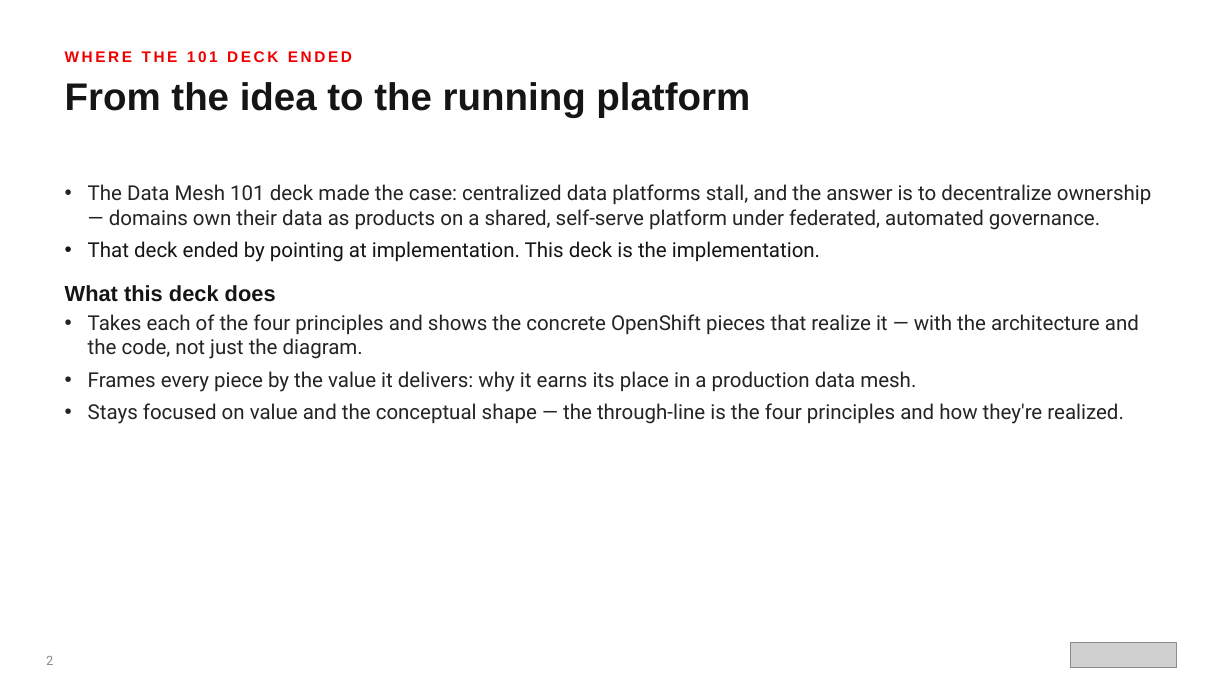
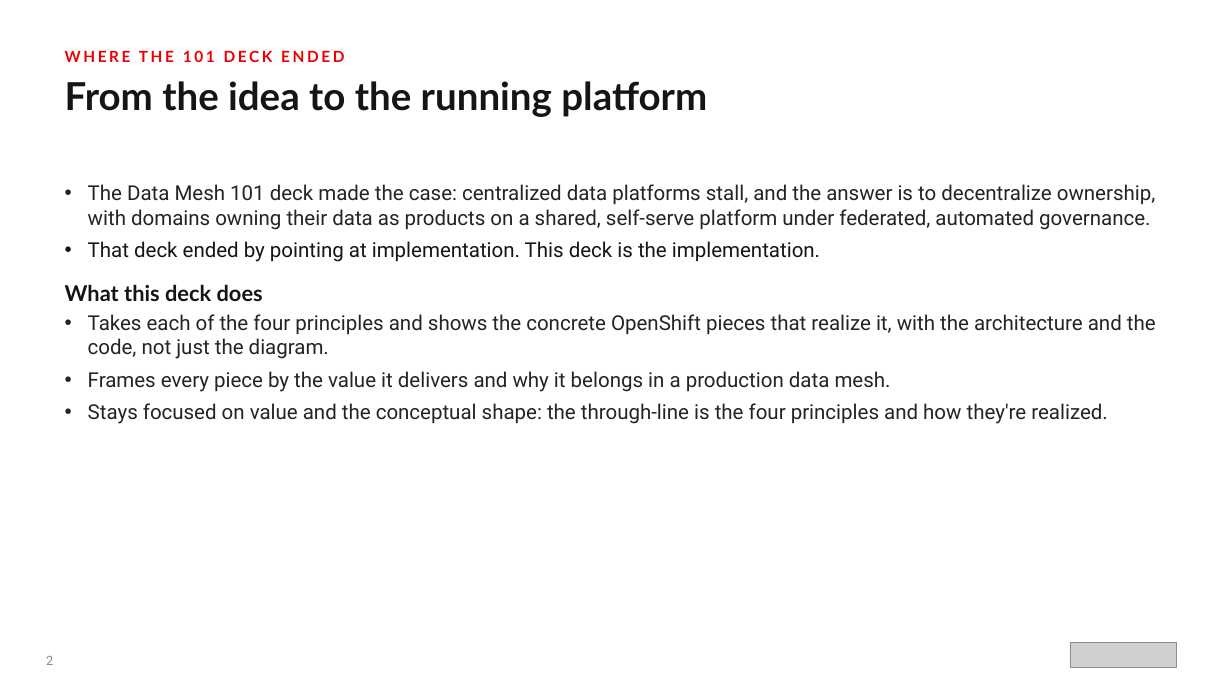
Before and after one commit to patterncatalyst/datamesh-reference-arch-python, a slide deck: slide 3 of presentation/data-mesh-openshift/Data_Mesh_on_OpenShift.pptx. Drawn at 1232x693 pixels with LibreOffice and Linux fonts; fonts in the diff are those of the drawing; grey boxes stand for pictures. Boxes give left, top, right and bottom in pixels: in the first picture for what was removed or moved away, otherwise in the second. Text is boxed around its words. In the diff, an @@ line names an element or a change of style, - is before the commit and + after.

Commit message:
docs(deck): voice + Red Hat Display pass on the data-mesh decks (#22)
* docs(deck): professional-voice pass on the data-mesh decks

Remove em dashes, chapter/section cross-references, and ban-tier verbal
tics (deliberately, earns its place, load-bearing, worth noticing, honest,
on purpose, not a toy, rest of this deck) from The Data Mesh 101 and
Data Mesh on OpenShift pptxgenjs sources, then rebuild both decks.

* docs(deck): Red Hat Display titles on the data-mesh decks

Replace the Overpass SemiBold heading font token with Red Hat Display in
both pptxgenjs sources (The Data Mesh 101, Data Mesh on OpenShift) and
rebuild; body (Red Hat Text) and code (Red Hat Mono) fonts are unchanged.

```diff
--- a/presentation/data-mesh-openshift/Data_Mesh_on_OpenShift.pptx
+++ b/presentation/data-mesh-openshift/Data_Mesh_on_OpenShift.pptx
@@ text "WHERE THE 101 DECK ENDED" at (65,50,344,62): font Arial to Lato @@
@@ text "From the idea to the ..." at (65,81,707,117): font Arial to Lato @@
@@ text at (88,184,1155,230): text changed @@
-• The Data Mesh 101 deck made the case: centralized data platforms stall, and the answer is to decentralize ownership — domains own their data as products on a shared, self-serve platform under federated, automated governance.
+• The Data Mesh 101 deck made the case: centralized data platforms stall, and the answer is to decentralize ownership, with domains owning their data as products on a shared, self-serve platform under federated, automated governance.
@@ text at (65,284,263,301): font Arial to Lato in "What this deck does" @@
@@ text at (88,314,1156,424): text changed @@
-• Takes each of the four principles and shows the concrete OpenShift pieces that realize it — with the architecture and the code, not just the diagram.
-• Frames every piece by the value it delivers: why it earns its place in a production data mesh.
-• Stays focused on value and the conceptual shape — the through-line is the four principles and how they're realized.
+• Takes each of the four principles and shows the concrete OpenShift pieces that realize it, with the architecture and the code, not just the diagram.
+• Frames every piece by the value it delivers and why it belongs in a production data mesh.
+• Stays focused on value and the conceptual shape: the through-line is the four principles and how they're realized.
```
Also in this commit, not shown: 61 other slides changed, 4 other files.
